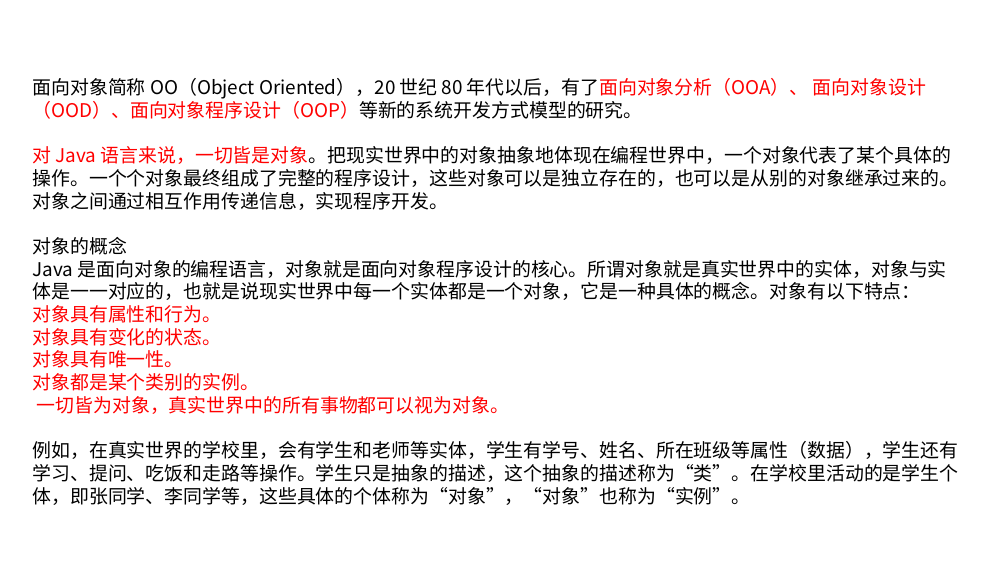
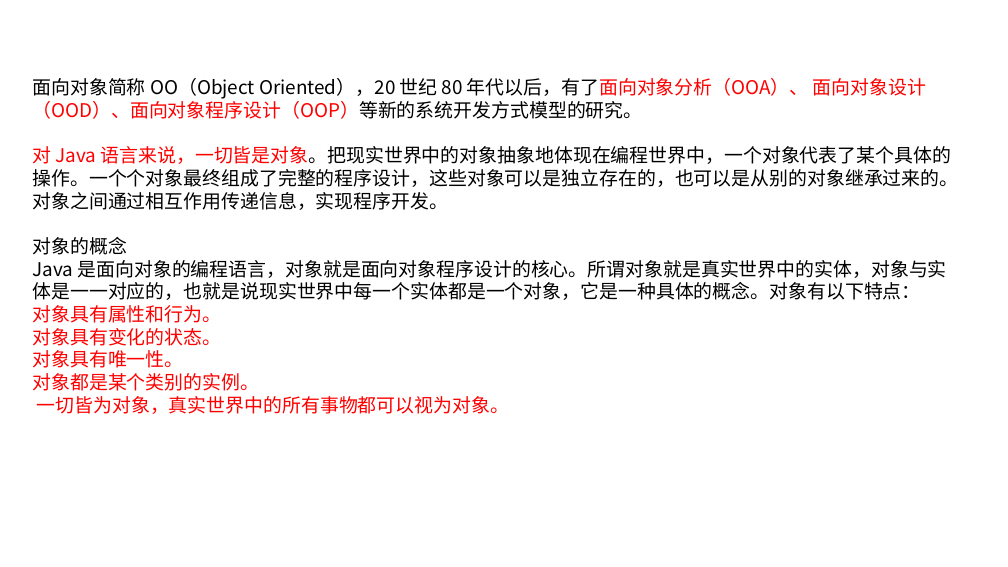
Before and after one commit to linkknown/PPT, a slide deck: slide 5 of 基础PPT/第2章：Java面向对象.pptx. Drawn at 1008x567 pixels with LibreOffice and Linux fonts; fonts in the diff are those of the drawing; background and template pictures are left out. Boxes give left, top, right and bottom in pixels: in the first picture for what was removed or moved away, otherwise in the second. Text is boxed around its words. In the diff, an @@ line names an element or a change of style, - is before the commit and + after.

```diff
--- a/基础PPT/第2章：Java面向对象.pptx
+++ b/基础PPT/第2章：Java面向对象.pptx
@@ text at [32, 441, 958, 505]: paragraph removed @@
-例如，在真实世界的学校里，会有学生和老师等实体，学生有学号、姓名、所在班级等属性（数据），学生还有学习、提问、吃饭和走路等操作。学生只是抽象的描述，这个抽象的描述称为“类”。在学校里活动的是学生个体，即张同学、李同学等，这些具体的个体称为“对象”，“对象”也称为“实例”。
```
Also in this commit, not shown: 17 other slides changed, 6 slides added, 1 slide removed, 1 other file.
